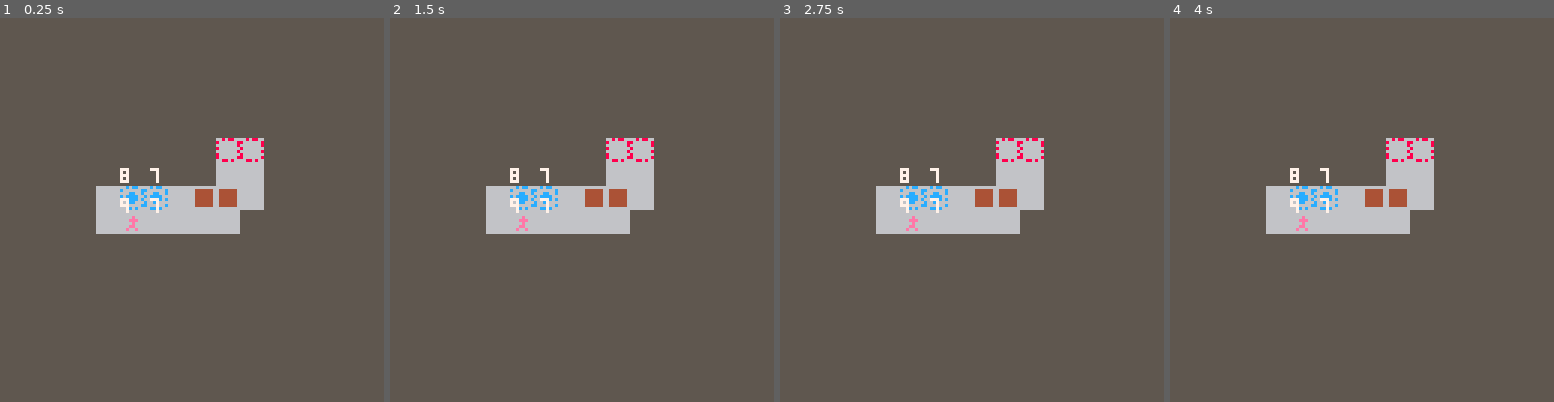
Above: before the commit, frames 1-4 (left to right).
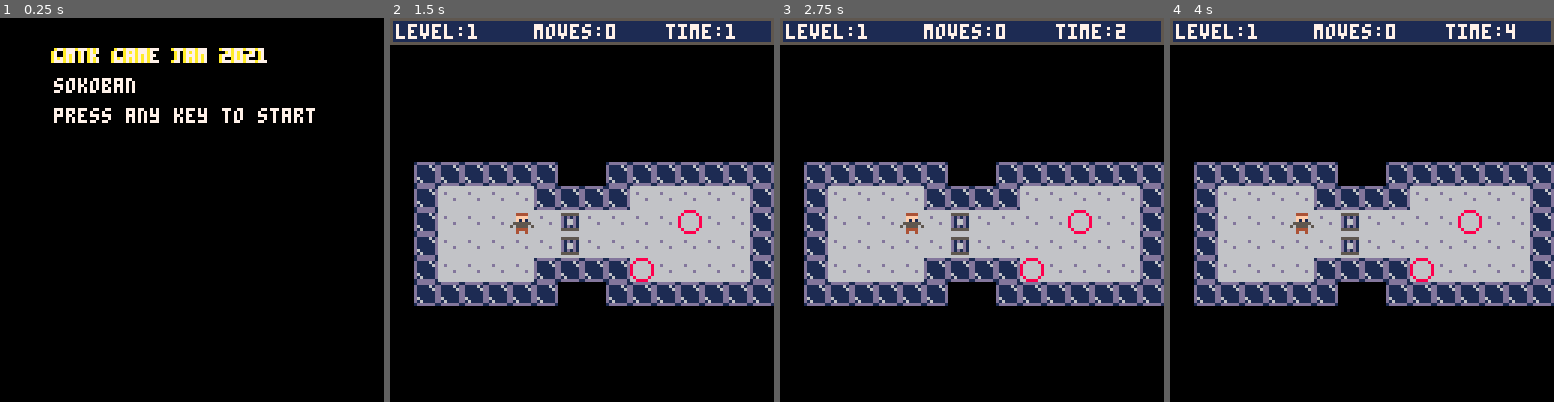
Above: after the commit, the same moments.

Repository: harryhartley/GMTKJam21
Game: PICO-8 cartridge jam.p8
Two runs of this game, one before a commit and one after it. Both use one fixed random seed, a clock stepped at 60 frames per second and the inputs below.
Inputs:
- Up to frame 1 (0.25 s): no input
- Up to frame 2 (1.5 s): tap O (Z key) at 0.33, 0.7, 1.43 s; tap X (X key) at 1.07 s
- Up to frame 3 (2.75 s): hold Left 1.97-2.37 s; tap X (X key) at 2.07, 2.4, 2.73 s; tap O (Z key) at 2.22 s; hold Down from 2.42 s (still down)
- Up to frame 4 (4 s): release Down at 2.82 s; hold Right 2.87-3.53 s; tap X (X key) at 3.07, 3.4, 3.73 s; tap O (Z key) at 3.1, 3.98 s; hold Up from 3.58 s (still down)

The runs differ from the first frame. In frame 1, 100% of the frame differs, in the area x 0-100%, y 0-100%; in frame 2, 95%; in frame 3, 95%; in frame 4, 95%.

Commit message:
nice sprites, more levels, ui

Diff:
--- a/jam.p8
+++ b/jam.p8
@@ -5,8 +5,8 @@
 
 function _init()
 	t=0
-	nolevels=3
-	state=2
+	nolevels=5
+	state=-1
 	dir={{-1,0},{1,0},{0,-1},{0,1}}
 	currentplayer={}
 	currentobjects={}
@@ -15,6 +15,8 @@
  l0={133,135,151}
  l1={170,134,168}
  l2={133,120,121}
+ l3={135,104,133,120,106}
+ l4={137,134,121,102}
  loadlevel(state)
 end
 
@@ -76,15 +78,8 @@
 		map(16*state,0,0,0)
 		drawplayer(currentplayer)
 		drawobjects(currentobjects)
-	end
-	for k,bond in pairs(bonds) do
-		for i,num in pairs(bond) do
-		 print(num,i*10,k*10,7)
-		end
-	end
-	for k,object in pairs(currentobjects) do
-		print(object.x,40,40+(10*k),7)
-		print(object.y,50,40+(10*k),7)
+		colourbonds()
+		drawui()
 	end
 end
 -->8
@@ -97,6 +92,10 @@
  	parseleveldata(l1)
  elseif level==2 then
  	parseleveldata(l2)
+ elseif level==3 then
+ 	parseleveldata(l3)
+ elseif level==4 then
+ 	parseleveldata(l4)
  else
  	parseleveldata({0,0})
  end
@@ -228,18 +227,70 @@
 function levelselect()
 	print("idk do this later")
 end
+
+function colourbonds()
+	bondpal={8,12,11,10}
+	for k,bond in pairs(bonds) do
+		for l,id in pairs(bond) do
+			px=currentobjects[id].x*8
+			py=currentobjects[id].y*8
+			for i=3,4 do
+				for j=3,4 do
+					pset(px+i,py+j,bondpal[k])
+				end
+			end
+		end
+	end
+end
+
+function drawui()
+	rect(0,0,127,8,5)
+	rectfill(1,1,126,7,1)
+ print("level:"..state+1,2,2,7)
+ print("moves:"..#moves,48,2,7)
+ print("time:"..flr(time()),92,2,7)
+end
 -->8
 --gamestate
 
-function addbond(k,l)
+function addbond(a,b)
+	temp={}
+ --loop through all known bonds
+ existsany=false
 	for k,bond in pairs(bonds) do
-		for i,num in pairs(bond) do
-		 if num==k or num==l then
-		 	return
-		 end
-		end
-	end
-	add(bonds, {k,l})
+		exists=false
+		for id in all(bond) do
+			if id==a or id==b then
+				exists=true
+				existsany=true
+			end
+		end
+		if exists then
+			match=false
+			for k,v in pairs(bond) do
+				if v==a then
+					match=true
+				end
+			end
+			if not match then
+				add(bond, a)
+			end
+			match=false
+			for k,v in pairs(bond) do
+				if v==b then
+					match=true
+				end
+			end
+			if not match then
+				add(bond, b)
+			end
+		end
+		add(temp, bond)
+	end
+	if not existsany then
+		add(temp, {a,b})
+	end
+	bonds=temp
 end
 
 function getbond(id)
@@ -348,42 +399,42 @@
 	return -1
 end
 __gfx__
-00000000555555550000000000000000666666666686886666b6bb6666c6cc660000000000000000000000000000000000000000000000000000000000000000
-000000005555555500000000044444406666666686666668b666666bc666666c0000000000000000000000000000000000000000000000000000000000000000
-00000000555555550000e0000444444066666666666666686666666b666cc66c0000000000000000000000000000000000000000000000000000000000000000
-0000000055555555000eee00044444406666666686666666b6666666c6cccc660000000000000000000000000000000000000000000000000000000000000000
-00000000555555550000e0000444444066666666666666686666666b66cccc6c0000000000000000000000000000000000000000000000000000000000000000
-0000000055555555000ee000044444406666666686666666b6666666c66cc6660000000000000000000000000000000000000000000000000000000000000000
-000000005555555500e00e00044444406666666686666668b666666bc666666c0000000000000000000000000000000000000000000000000000000000000000
-00000000555555550000000000000000666666666688686666bb6b6666cc6c660000000000000000000000000000000000000000000000000000000000000000
+00000000000000000000000000000000666666666688886666bbbb6666cccc661dddddd100000000000000000000000000000000000000000000000000000000
+0000000000000000004444000555555066666666686666866b6666b66c6666c6d111161d00000000000000000000000000000000000000000000000000000000
+000000000000000000ffff000d1d1d1066d6666686666668b666666bc66c666cd111116d00000000000000000000000000000000000000000000000000000000
+000000000000000000f1f1000d166d106666666686666668b666666bc6ccc66cd111111d00000000000000000000000000000000000000000000000000000000
+0000000000000000055555500d166d1066666d6686666668b666666bc66c666cd111111d00000000000000000000000000000000000000000000000000000000
+0000000000000000505555050d1d1d106666666686666668b666666bc666666cd611111d00000000000000000000000000000000000000000000000000000000
+0000000000000000004444000555555066666666686666866b6666b66c6666c6d161111d00000000000000000000000000000000000000000000000000000000
+00000000000000000040040000000000666666666688886666bbbb6666cccc661dddddd100000000000000000000000000000000000000000000000000000000
 __gff__
-0001000300040408000000000000000000000000000000000000000000000000000000000000000000000000000000000000000000000000000000000000000000000000000000000000000000000000000000000000000000000000000000000000000000000000000000000000000000000000000000000000000000000000
+0001000300040408010000000000000000000000000000000000000000000000000000000000000000000000000000000000000000000000000000000000000000000000000000000000000000000000000000000000000000000000000000000000000000000000000000000000000000000000000000000000000000000000
 0000000000000000000000000000000000000000000000000000000000000000000000000000000000000000000000000000000000000000000000000000000000000000000000000000000000000000000000000000000000000000000000000000000000000000000000000000000000000000000000000000000000000000
 __map__
-0101010101010101010101010101010101010101010101010101010101010101010101010101010101010101010101010000000000000000000000000000000000000000000000000000000000000000000000000000000000000000000000000000000000000000000000000000000000000000000000000000000000000000
-0101010101010101010101010101010101010101010101010101010101010101010101010101010101010101010101010000000000000000000000000000000000000000000000000000000000000000000000000000000000000000000000000000000000000000000000000000000000000000000000000000000000000000
-0101010101010101010101010101010101010101010101010101010101010101010101010101010101010101010101010000000000000000000000000000000000000000000000000000000000000000000000000000000000000000000000000000000000000000000000000000000000000000000000000000000000000000
-0101010101010101010101010101010101010101010101010101010101010101010101010101010101010101010101010000000000000000000000000000000000000000000000000000000000000000000000000000000000000000000000000000000000000000000000000000000000000000000000000000000000000000
-0101010101010101010101010101010101010101010101010101010101010101010101010101010101010101010101010000000000000000000000000000000000000000000000000000000000000000000000000000000000000000000000000000000000000000000000000000000000000000000000000000000000000000
-0101010101010101010101010101010101010101010101010404050101010101010101010101010101050501010101010000000000000000000000000000000000000000000000000000000000000000000000000000000000000000000000000000000000000000000000000000000000000000000000000000000000000000
-0101010101010101010101010101010101010101010101040404010101010101010101010101010101040401010101010000000000000000000000000000000000000000000000000000000000000000000000000000000000000000000000000000000000000000000000000000000000000000000000000000000000000000
-0101040404040101010104040404040101010101010107070404010101010101010101010407070404040401010101010000000000000000000000000000000000000000000000000000000000000000000000000000000000000000000000000000000000000000000000000000000000000000000000000000000000000000
-0101040404040404040404040504040101010101010107070401010101010101010101010404040404040101010101010000000000000000000000000000000000000000000000000000000000000000000000000000000000000000000000000000000000000000000000000000000000000000000000000000000000000000
-0101040404040404040404040404040101010101010104040101040401010101010101010101010101010101010101010000000000000000000000000000000000000000000000000000000000000000000000000000000000000000000000000000000000000000000000000000000000000000000000000000000000000000
-0101040404040101010105040404040101010101010104040404040401010101010101010101010101010101010101010000000000000000000000000000000000000000000000000000000000000000000000000000000000000000000000000000000000000000000000000000000000000000000000000000000000000000
-0101010101010101010101010101010101010101010101040404040101010101010101010101010101010101010101010000000000000000000000000000000000000000000000000000000000000000000000000000000000000000000000000000000000000000000000000000000000000000000000000000000000000000
-0101010101010101010101010101010101010101010101010101010101010101010101010101010101010101010101010000000000000000000000000000000000000000000000000000000000000000000000000000000000000000000000000000000000000000000000000000000000000000000000000000000000000000
-0101010101010101010101010101010101010101010101010101010101010101010101010101010101010101010101010000000000000000000000000000000000000000000000000000000000000000000000000000000000000000000000000000000000000000000000000000000000000000000000000000000000000000
-0101010101010101010101010101010101010101010101010101010101010101010101010101010101010101010101010000000000000000000000000000000000000000000000000000000000000000000000000000000000000000000000000000000000000000000000000000000000000000000000000000000000000000
-0101010101010101010101010101010101010101010101010101010101010101010101010101010101010101010101010000000000000000000000000000000000000000000000000000000000000000000000000000000000000000000000000000000000000000000000000000000000000000000000000000000000000000
-0000000000000000000000000000000000000000000000000000000000000000000000000000000000000000000000000000000000000000000000000000000000000000000000000000000000000000000000000000000000000000000000000000000000000000000000000000000000000000000000000000000000000000
-0000000000000000000000000000000000000000000000000000000000000000000000000000000000000000000000000000000000000000000000000000000000000000000000000000000000000000000000000000000000000000000000000000000000000000000000000000000000000000000000000000000000000000
-0000000000000000000000000000000000000000000000000000000000000000000000000000000000000000000000000000000000000000000000000000000000000000000000000000000000000000000000000000000000000000000000000000000000000000000000000000000000000000000000000000000000000000
-0000000000000000000000000000000000000000000000000000000000000000000000000000000000000000000000000000000000000000000000000000000000000000000000000000000000000000000000000000000000000000000000000000000000000000000000000000000000000000000000000000000000000000
-0000000000000000000000000000000000000000000000000000000000000000000000000000000000000000000000000000000000000000000000000000000000000000000000000000000000000000000000000000000000000000000000000000000000000000000000000000000000000000000000000000000000000000
-0000000000000000000000000000000000000000000000000000000000000000000000000000000000000000000000000000000000000000000000000000000000000000000000000000000000000000000000000000000000000000000000000000000000000000000000000000000000000000000000000000000000000000
-0000000000000000000000000000000000000000000000000000000000000000000000000000000000000000000000000000000000000000000000000000000000000000000000000000000000000000000000000000000000000000000000000000000000000000000000000000000000000000000000000000000000000000
-0000000000000000000000000000000000000000000000000000000000000000000000000000000000000000000000000000000000000000000000000000000000000000000000000000000000000000000000000000000000000000000000000000000000000000000000000000000000000000000000000000000000000000
-0000000000000000000000000000000000000000000000000000000000000000000000000000000000000000000000000000000000000000000000000000000000000000000000000000000000000000000000000000000000000000000000000000000000000000000000000000000000000000000000000000000000000000
-0000000000000000000000000000000000000000000000000000000000000000000000000000000000000000000000000000000000000000000000000000000000000000000000000000000000000000000000000000000000000000000000000000000000000000000000000000000000000000000000000000000000000000
-0000000000000000000000000000000000000000000000000000000000000000000005000000000000000000000000000000000000000000000000000000000000000000000000000000000000000000000000000000000000000000000000000000000000000000000000000000000000000000000000000000000000000000
+0101010101010101010101010101010101010101010101010101010101010101010101010101010101010101010101010101010101010101010101010101010101010101010101010101010101010101000000000000000000000000000000000000000000000000000000000000000000000000000000000000000000000000
+0101010101010101010101010101010101010101010101010101010101010101010101010101010101010101010101010101010101010101010101010101010101010101010101010101010101010101000000000000000000000000000000000000000000000000000000000000000000000000000000000000000000000000
+0101010101010101010101010101010101010101010101010101010101010101010101010101010101010101010101010101010101010101010101010101010101010101010101010505010101010101000000000000000000000000000000000000000000000000000000000000000000000000000000000000000000000000
+0101010101010101010101010101010101010101010101010101010101010101010101010101010101010101010101010101010101010101010101010101010101010101010104040504010101010101000000000000000000000000000000000000000000000000000000000000000000000000000000000000000000000000
+0101010101010101010101010101010101010101010101080808080801010101010101010101010108080808010101010101010101010808080808080801010101010101010404040401010101010101000000000000000000000000000000000000000000000000000000000000000000000000000000000000000000000000
+0101010101010101010101010101010101010101010108080404050801010101010101010101010108050508010101010101080808080804040404040801010101010101010404040404010101010101000000000000000000000000000000000000000000000000000000000000000000000000000000000000000000000000
+0108080808080801010808080808080801010101010808040404080801010101010101080808080808040408010101010101080505080807040404040801010101010101010404040407070101010101000000000000000000000000000000000000000000000000000000000000000000000000000000000000000000000000
+0108040404040808080804040404040801010101010807070404080101010101010101080407070404040408010101010101080404040407040707040808010101010101010107040404040101010101000000000000000000000000000000000000000000000000000000000000000000000000000000000000000000000000
+0108040404040404040404040504040801010101010807070408080808010101010101080404040404040808010101010101080804040404040404040508010101010101010107040404040401010101000000000000000000000000000000000000000000000000000000000000000000000000000000000000000000000000
+0108040404040404040404040404040801010101010804040808040408010101010101080808080808080801010101010101010808040404040408040508010101010101010101010404040401010101000000000000000000000000000000000000000000000000000000000000000000000000000000000000000000000000
+0108040404040808080805040404040801010101010804040404040408010101010101010101010101010101010101010101010108080808080808080808010101010101010101010101010101010101000000000000000000000000000000000000000000000000000000000000000000000000000000000000000000000000
+0108080808080801010808080808080801010101010808040404040808010101010101010101010101010101010101010101010101010101010101010101010101010101010101010101010101010101000000000000000000000000000000000000000000000000000000000000000000000000000000000000000000000000
+0101010101010101010101010101010101010101010108080808080801010101010101010101010101010101010101010101010101010101010101010101010101010101010101010101010101010101000000000000000000000000000000000000000000000000000000000000000000000000000000000000000000000000
+0101010101010101010101010101010101010101010101010101010101010101010101010101010101010101010101010101010101010101010101010101010101010101010101010101010101010101000000000000000000000000000000000000000000000000000000000000000000000000000000000000000000000000
+0101010101010101010101010101010101010101010101010101010101010101010101010101010101010101010101010101010101010101010101010101010101010101010101010101010101010101000000000000000000000000000000000000000000000000000000000000000000000000000000000000000000000000
+0101010101010101010101010101010101010101010101010101010101010101010101010101010101010101010101010101010101010101010101010101010101010101010101010101010101010101000000000000000000000000000000000000000000000000000000000000000000000000000000000000000000000000
+0000000000000000000000000000000000000000000000000000000000000000000000000000000000000000000000000000000000000000000000000000000000000000000000000000000000000000000000000000000000000000000000000000000000000000000000000000000000000000000000000000000000000000
+0000000000000000000000000000000000000000000000000000000000000000000000000000000000000000000000000000000000000000000000000000000000000000000000000000000000000000000000000000000000000000000000000000000000000000000000000000000000000000000000000000000000000000
+0000000000000000000000000000000000000000000000000000000000000000000000000000000000000000000000000000000000000000000000000000000000000000000000000000000000000000000000000000000000000000000000000000000000000000000000000000000000000000000000000000000000000000
+0000000000000000000000000000000000000000000000000000000000000000000000000000000000000000000000000000000000000000000000000000000000000000000000000000000000000000000000000000000000000000000000000000000000000000000000000000000000000000000000000000000000000000
+0000000000000000000000000000000000000000000000000000000000000000000000000000000000000000000000000000000000000000000000000000000000000000000000000000000000000000000000000000000000000000000000000000000000000000000000000000000000000000000000000000000000000000
+0000000000000000000000000000000000000000000000000000000000000000000000000000000000000000000000000000000000000000000000000000000000000000000000000000000000000000000000000000000000000000000000000000000000000000000000000000000000000000000000000000000000000000
+0000000000000000000000000000000000000000000000000000000000000000000000000000000000000000000000000000000000000000000000000000000000000000000000000000000000000000000000000000000000000000000000000000000000000000000000000000000000000000000000000000000000000000
+0000000000000000000000000000000000000000000000000000000000000000000000000000000000000000000000000000000000000000000000000000000000000000000000000000000000000000000000000000000000000000000000000000000000000000000000000000000000000000000000000000000000000000
+0000000000000000000000000000000000000000000000000000000000000000000000000000000000000000000000000000000000000000000000000000000000000000000000000000000000000000000000000000000000000000000000000000000000000000000000000000000000000000000000000000000000000000
+0000000000000000000000000000000000000000000000000000000000000000000000000000000000000000000000000000000000000000000000000000000000000000000000000000000000000000000000000000000000000000000000000000000000000000000000000000000000000000000000000000000000000000
+0000000000000000000000000000000000000000000000000000000000000000000001000000000000000000000000000000000000000000000000000000000000000000000000000000000000000000000000000000000000000000000000000000000000000000000000000000000000000000000000000000000000000000
